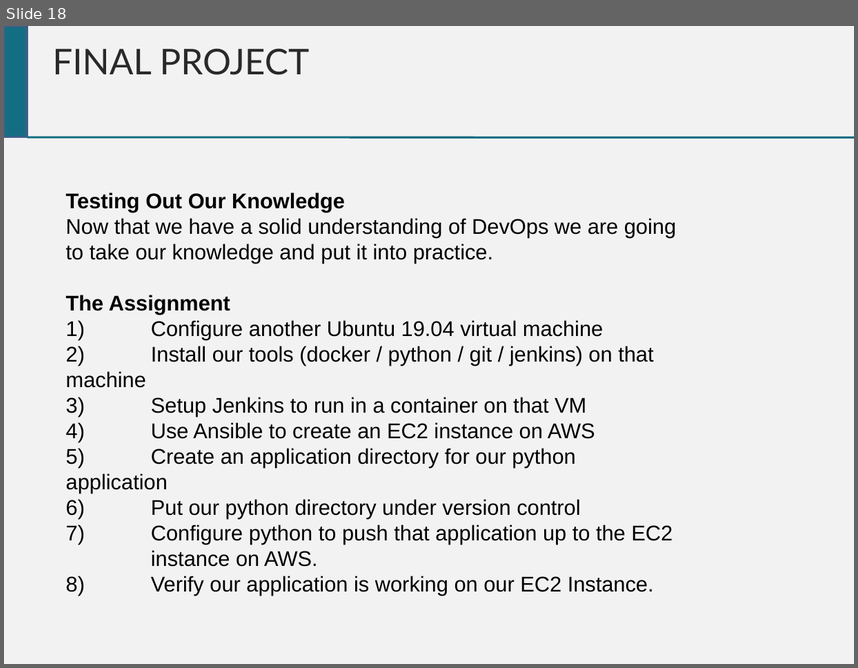
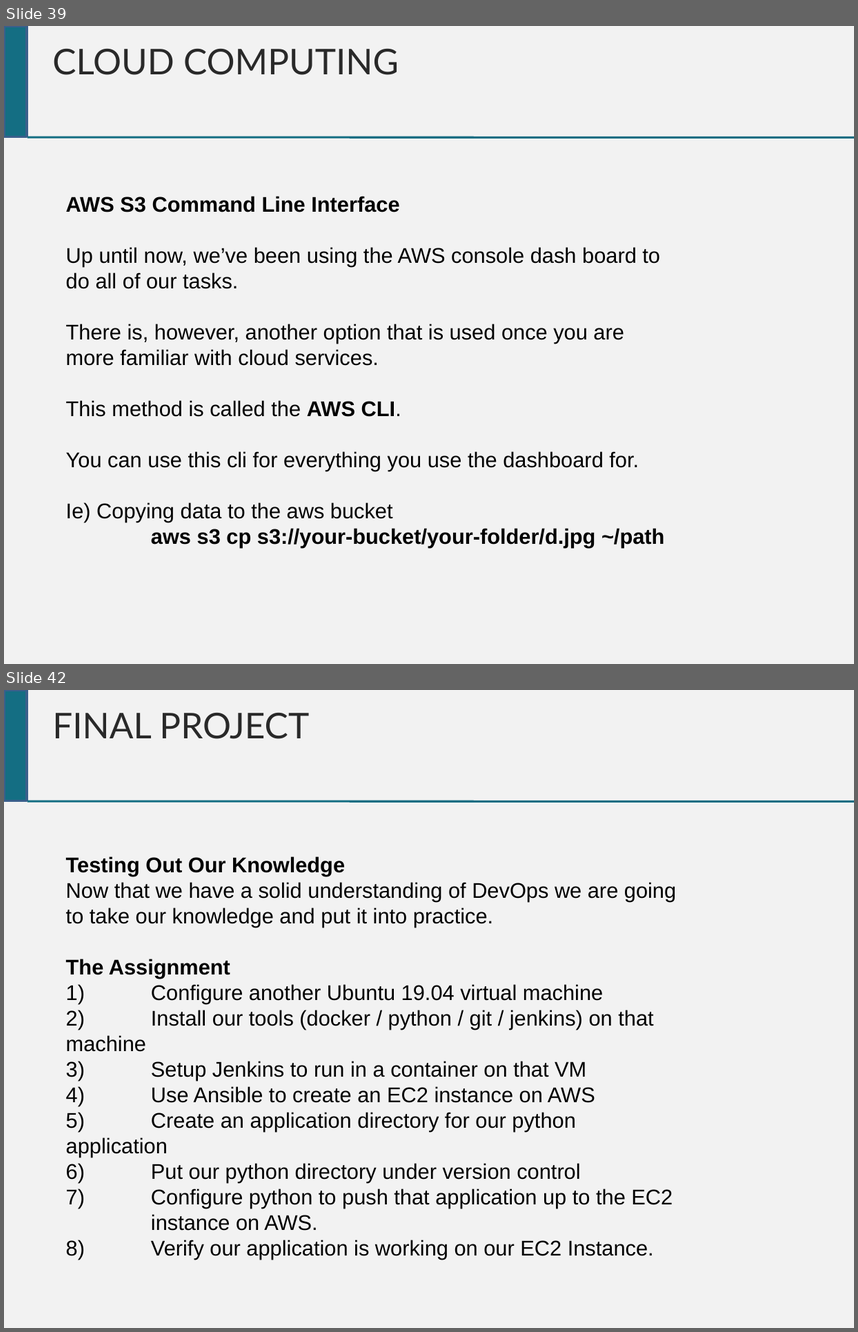
Before and after one commit to chrisgauthier742018/devopscourse, a slide deck: Dev Ops Course.pptx. Shown one above the other, each under a label of ours: slide 18 before the commit, slides 39 and 42 after it; the slides between them are not shown. The pictures are 858x668 and 858x1332 pixels, drawn with LibreOffice and Linux fonts; fonts in the diff are those of the drawing. Boxes give left, top, right and bottom in pixels: in the first picture for what was removed or moved away, otherwise in the second. Text is boxed around its words. In the diff, an @@ line names an element or a change of style, - is before the commit and + after.

Commit message:
More work on Cloud Computing Section

```diff
--- a/Dev Ops Course.pptx
+++ b/Dev Ops Course.pptx
@@ slide 39 added at [4, 26, 854, 664], background #F2F2F2 @@
@@ rectangle added at [4, 26, 27, 136], fill #146E83, outline #3A5F8C 2 pt @@
@@ text added at [52, 49, 399, 75], 30 pt, text #292929 @@
+CLOUD COMPUTING
@@ line added from (27, 137) to (854, 137), #146E83 1.76 pt @@
@@ text added at [66, 196, 664, 547], 18 pt, text #000000 @@
+AWS S3 Command Line Interface
+Up until now, we’ve been using the AWS console dash board to do all of our tasks.
+There is, however, another option that is used once you are more familiar with cloud services.
+This method is called the AWS CLI.
+You can use this cli for everything you use the dashboard for.
+Ie) Copying data to the aws bucket
+aws s3 cp s3://your-bucket/your-folder/d.jpg ~/path
@@ what was slide 18 is now slide 42 @@
```
Also in this commit, not shown: 4 slides changed, 23 other slides added.
